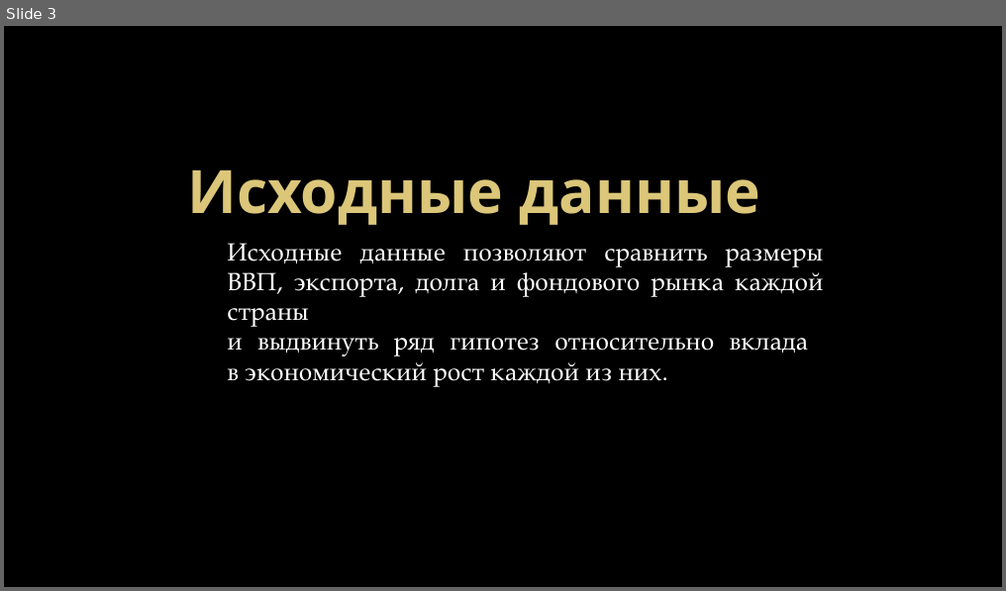
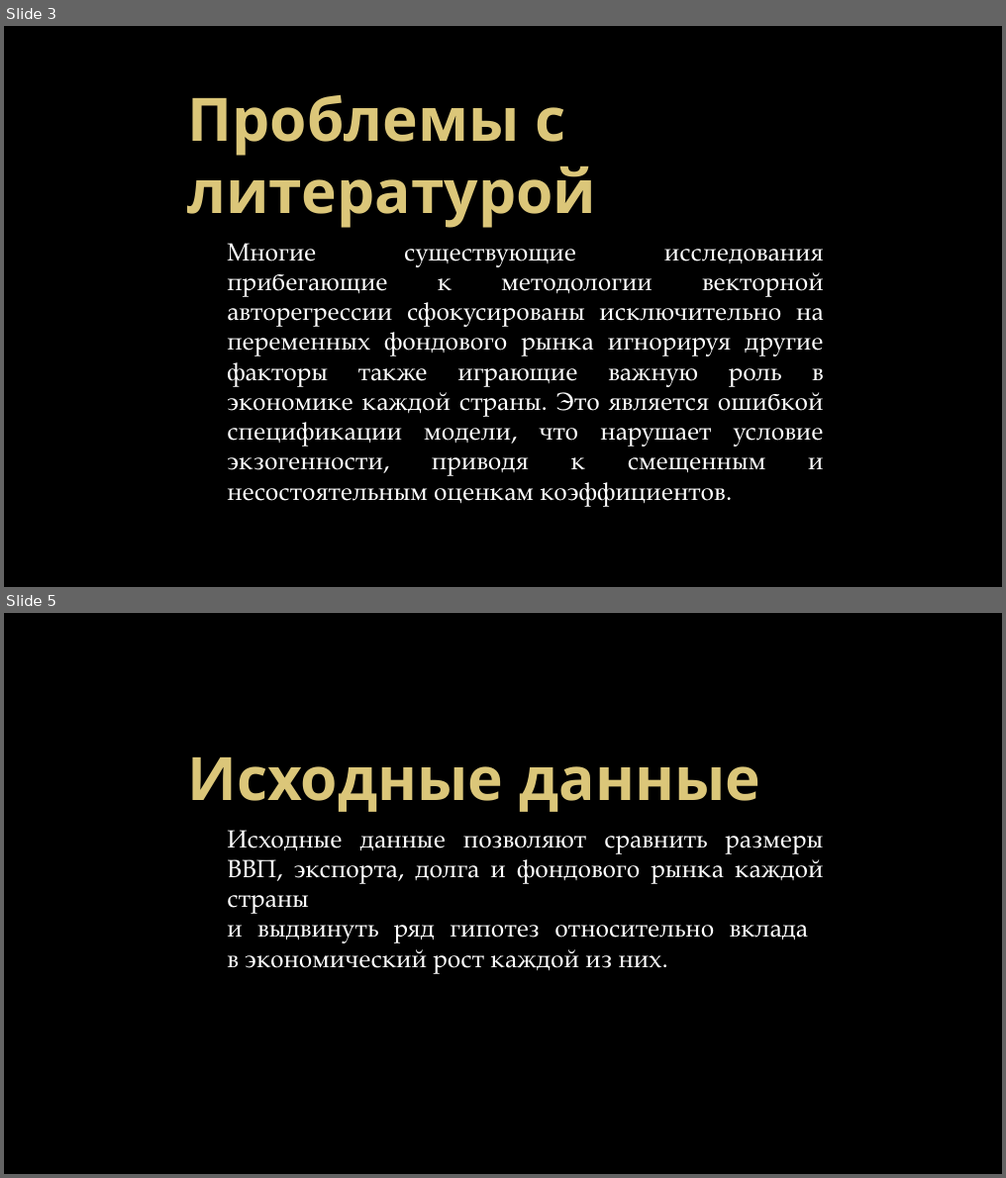
Before and after one commit to BDKlyukin/conferences, a slide deck: 2026.03.30/klyukin_lomonosov_presentation.pptx. Shown one above the other, each under a label of ours: slide 3 before the commit, slides 3 and 5 after it; the slides between them are not shown. The pictures are 1006x591 and 1006x1178 pixels, drawn with LibreOffice and Linux fonts; fonts in the diff are those of the drawing; background and template pictures are left out. Boxes give left, top, right and bottom in pixels: in the first picture for what was removed or moved away, otherwise in the second. Text is boxed around its words. In the diff, an @@ line names an element or a change of style, - is before the commit and + after.

```diff
--- a/2026.03.30/klyukin_lomonosov_presentation.pptx
+++ b/2026.03.30/klyukin_lomonosov_presentation.pptx
@@ slide 3 added at (4,26,1002,587), background picture (left out) @@
@@ title added at (187,95,596,228), 48 pt, text #DCC679, bold @@
+Проблемы с литературой
@@ text added at (227,243,824,506), 20 pt, text #FFFFFF @@
+Многие существующие исследования прибегающие к методологии векторной авторегрессии сфокусированы исключительно на переменных фондового рынка игнорируя другие факторы также играющие важную роль в экономике каждой страны. Это является ошибкой спецификации модели, что нарушает условие экзогенности, приводя к смещенным и несостоятельным оценкам коэффициентов.
@@ what was slide 3 is now slide 5 @@
```
Also in this commit, not shown: 3 slides changed, 1 other slide added, 4 other files.
